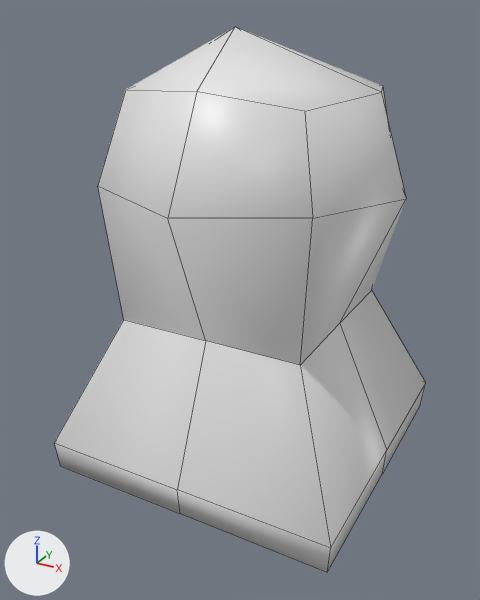
The Blender file wip-assets/meshes/funny-cube.blend as it was, and as the next commit left it.
Rendered twice from a camera (50 mm lens) standing at (1.85, -3.56, 1.79) and looking at (-0.03, -0.13, 0.07). The axes (+X, +Y, +Z) are drawn at lower left. The lights are the same throughout. Mesh edges are drawn as thin lines.
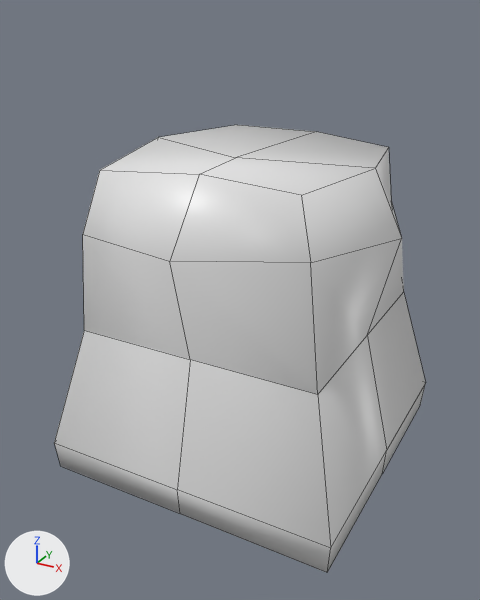
The newer file is also rescaled (x0.5), turned or shifted as a whole; pictures and numbers use the older file's frame.

Location of each change, (x1, y1, x2, y2) in pixels of the pictures (480 x 600 px; the box of a moved part takes in the faces that stretch with it):
'Cube', reshaped (18% shorter)
    before: (54, 27, 426, 573)
    after: (54, 125, 426, 573)
part 1 of me_cube, moved or reshaped
    before: (55, 27, 426, 547)
    after: (54, 125, 426, 547)

What the commit changed:
me_cube is used by ob_cube; location (0.0, 0.0, 0.0).
me_cube had 42 vertices, 40 faces and spanned x -1.01..0.98, y -0.98..1.01, z -1.0..1.69.
me_cube now has 42 vertices, 40 faces and spans x -1.01..0.98, y -0.98..1.01, z -1.0..1.01.
me_cube part 1: 25 of 42 vertices moved; they spanned x -0.93..0.93, y -0.93..0.93, z 0.0..1.69 and now span x -0.94..0.93, y -0.93..0.93, z -0.04..1.01; mean shift (0.0, 0.02, -0.24); largest move (-0.03, -0.18, 1.69) -> (-0.03, -0.18, 0.99).
